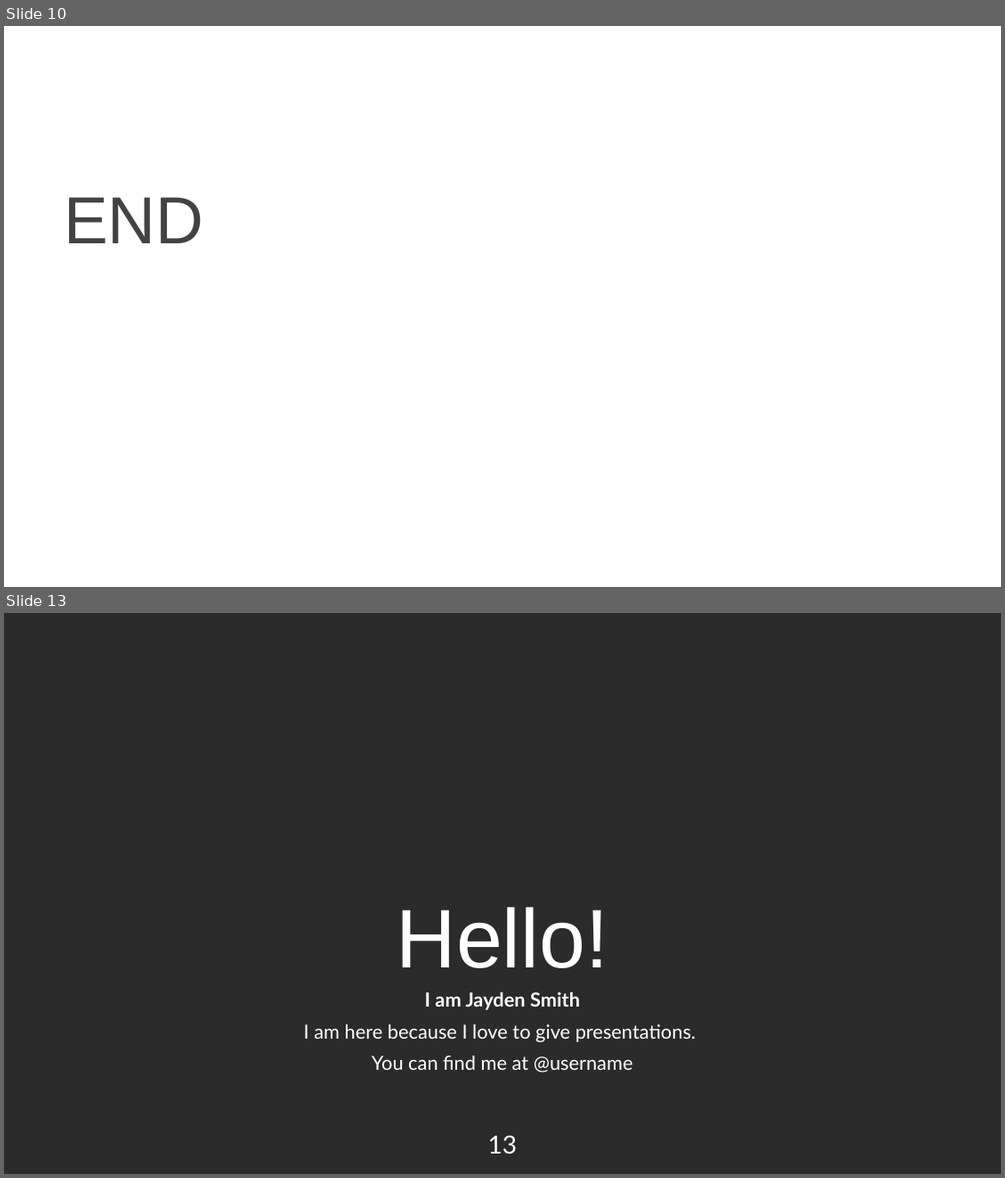
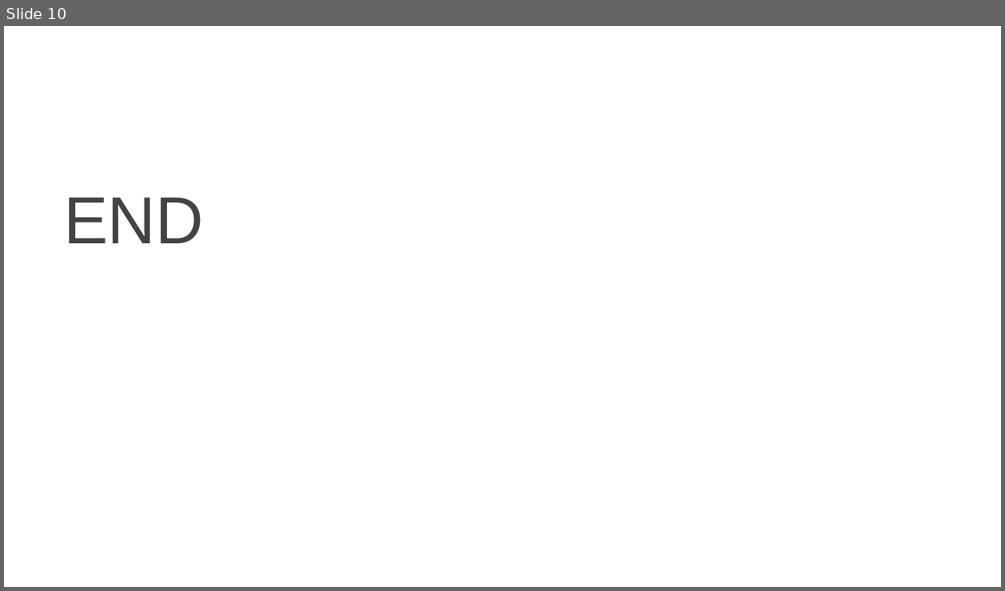
Before and after one commit to Errrneist/Multi-Layer_Perception, a slide deck: Chapter 2/Chapter2-L3-Activation_Function.pptx. Shown one above the other, each under a label of ours: slides 10 and 13 before the commit, slide 10 after it; the slides between them are not shown. The pictures are 1005x1178 and 1005x591 pixels, drawn with LibreOffice and Linux fonts; fonts in the diff are those of the drawing; background and template pictures are left out; a plain dark background stands for a picture behind light text. Boxes give left, top, right and bottom in pixels: in the first picture for what was removed or moved away, otherwise in the second. Text is boxed around its words. In the diff, an @@ line names an element or a change of style, - is before the commit and + after.

```diff
--- a/Chapter 2/Chapter2-L3-Activation_Function.pptx
+++ b/Chapter 2/Chapter2-L3-Activation_Function.pptx
@@ slide 13 removed at [4, 613, 1001, 1174], background picture (left out) @@
@@ title removed at [396, 907, 609, 968] @@
-Hello!
@@ subtitle removed at [304, 992, 696, 1072] @@
-I am Jayden Smith
-I am here because I love to give presentations.
-You can find me at @username
@@ page number removed at [488, 1135, 517, 1154] @@
-13
```
Also in this commit, not shown: 5 slides changed, 27 other slides removed, 3 other files.
